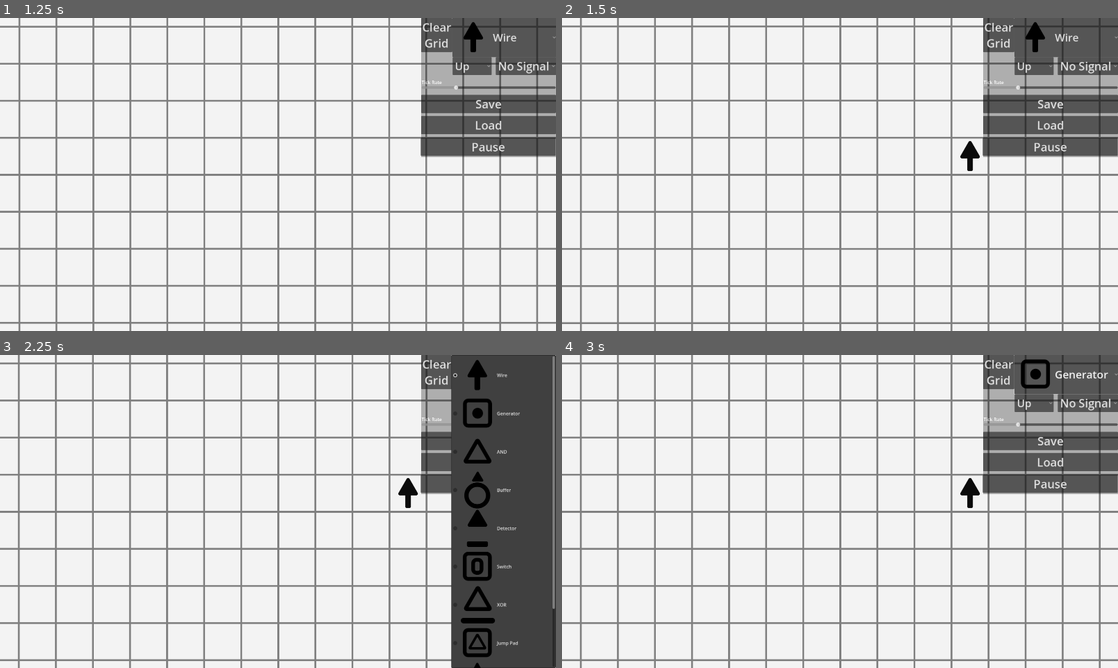
Above: before the commit, frames 1-4 (two rows, left to right).
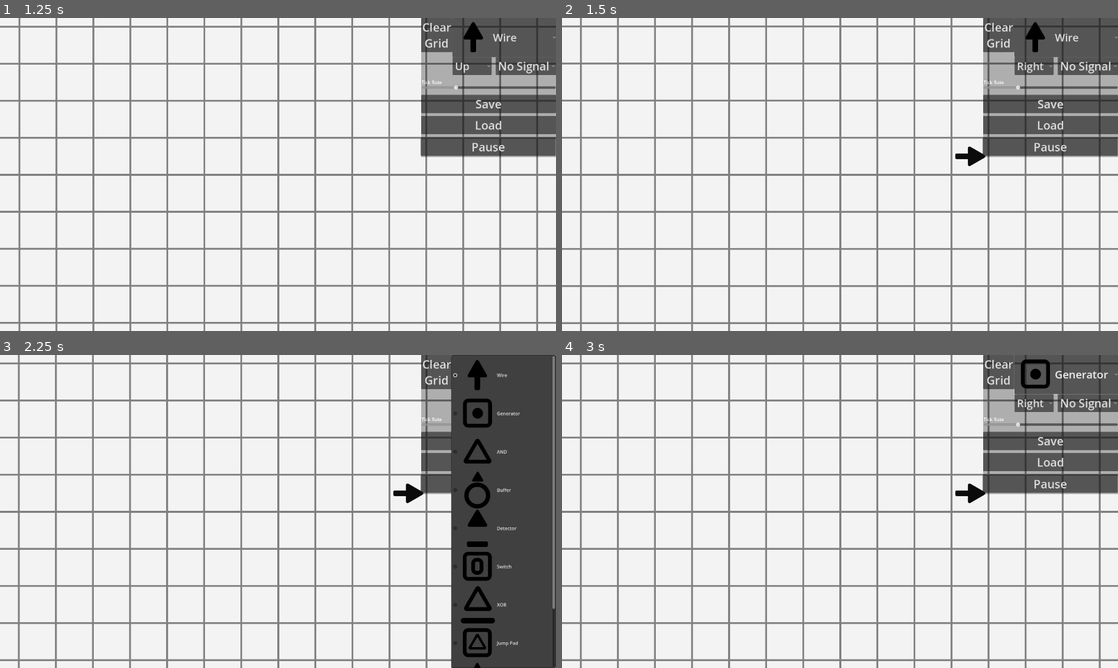
Above: after the commit, the same moments.

Repository: QuantumV2/SignalWorld
Game: Godot game, scene res://Scenes/TitleScreen.tscn
Two runs of this game, one before a commit and one after it. Both use one fixed random seed, a clock stepped at 60 frames per second and the inputs below.
Inputs (mouse positions are in pixels of both pictures, inside the frame that each line leads up to):
- Up to frame 1 (1.25 s): click "START" at 0.5 s
- Up to frame 2 (1.5 s): tap Enter (enter) at 1.25 s; move the mouse to (962, 158) at 1.27 s; hold D (right, bound only after the commit) from 1.28 s (still down); hold Enter (enter) from 1.28 s (still down); click (962, 158) at 1.42 s
- Up to frame 3 (2.25 s): release D (right, bound only after the commit) at 2 s; release Enter (enter) at 2 s; click "Wire" at 2 s
- Up to frame 4 (3 s): click "Up" (after the commit: "Right") at 2.75 s

Frame 1 is identical in both runs. In frame 2, 0.2% of the frame differs, in the area x 70-87%, y 14-49%; in frame 3, 0.1%; in frame 4, 0.2%.

Commit message:
easier rotation

Diff:
--- a/Scripts/ui.gd
+++ b/Scripts/ui.gd
@@ -35,6 +35,15 @@
 	%OpenDialog.visible = false
 	pass # Replace with function body.
 
+func _input(event: InputEvent):
+	if event.is_action_pressed("up"):
+		%RotationOptions.selected = 0
+	elif event.is_action_pressed("left"):
+		%RotationOptions.selected = 3
+	elif event.is_action_pressed("right"):
+		%RotationOptions.selected = 1
+	elif event.is_action_pressed("down"):
+		%RotationOptions.selected = 2
 
 func _on_pause_pressed() -> void:
 	%GameHandler.paused = !%GameHandler.paused
--- a/project.godot
+++ b/project.godot
@@ -43,6 +43,30 @@
 "events": [Object(InputEventKey,"resource_local_to_scene":false,"resource_name":"","device":-1,"window_id":0,"alt_press …(195 unchanged characters)…
 ]
 }
+left={
+"deadzone": 0.5,
+"events": [Object(InputEventKey,"resource_local_to_scene":false,"resource_name":"","device":-1,"window_id":0,"alt_pressed":false,"shift_pressed":false,"ctrl_pressed":false,"meta_pressed":false,"pressed":false,"keycode":0,"physical_keycode":65,"key_label":0,"unicode":97,"location":0,"echo":false,"script":null)
+, Object(InputEventKey,"resource_local_to_scene":false,"resource_name":"","device":-1,"window_id":0,"alt_pressed":false,"shift_pressed":false,"ctrl_pressed":false,"meta_pressed":false,"pressed":false,"keycode":0,"physical_keycode":4194319,"key_label":0,"unicode":0,"location":0,"echo":false,"script":null)
+]
+}
+right={
+"deadzone": 0.5,
+"events": [Object(InputEventKey,"resource_local_to_scene":false,"resource_name":"","device":-1,"window_id":0,"alt_pressed":false,"shift_pressed":false,"ctrl_pressed":false,"meta_pressed":false,"pressed":false,"keycode":0,"physical_keycode":68,"key_label":0,"unicode":100,"location":0,"echo":false,"script":null)
+, Object(InputEventKey,"resource_local_to_scene":false,"resource_name":"","device":-1,"window_id":0,"alt_pressed":false,"shift_pressed":false,"ctrl_pressed":false,"meta_pressed":false,"pressed":false,"keycode":0,"physical_keycode":4194321,"key_label":0,"unicode":0,"location":0,"echo":false,"script":null)
+]
+}
+up={
+"deadzone": 0.5,
+"events": [Object(InputEventKey,"resource_local_to_scene":false,"resource_name":"","device":-1,"window_id":0,"alt_pressed":false,"shift_pressed":false,"ctrl_pressed":false,"meta_pressed":false,"pressed":false,"keycode":0,"physical_keycode":87,"key_label":0,"unicode":119,"location":0,"echo":false,"script":null)
+, Object(InputEventKey,"resource_local_to_scene":false,"resource_name":"","device":-1,"window_id":0,"alt_pressed":false,"shift_pressed":false,"ctrl_pressed":false,"meta_pressed":false,"pressed":false,"keycode":0,"physical_keycode":4194320,"key_label":0,"unicode":0,"location":0,"echo":false,"script":null)
+]
+}
+down={
+"deadzone": 0.5,
+"events": [Object(InputEventKey,"resource_local_to_scene":false,"resource_name":"","device":-1,"window_id":0,"alt_pressed":false,"shift_pressed":false,"ctrl_pressed":false,"meta_pressed":false,"pressed":false,"keycode":0,"physical_keycode":83,"key_label":0,"unicode":115,"location":0,"echo":false,"script":null)
+, Object(InputEventKey,"resource_local_to_scene":false,"resource_name":"","device":-1,"window_id":0,"alt_pressed":false,"shift_pressed":false,"ctrl_pressed":false,"meta_pressed":false,"pressed":false,"keycode":0,"physical_keycode":4194322,"key_label":0,"unicode":0,"location":0,"echo":false,"script":null)
+]
+}
 
 [input_devices]
 
